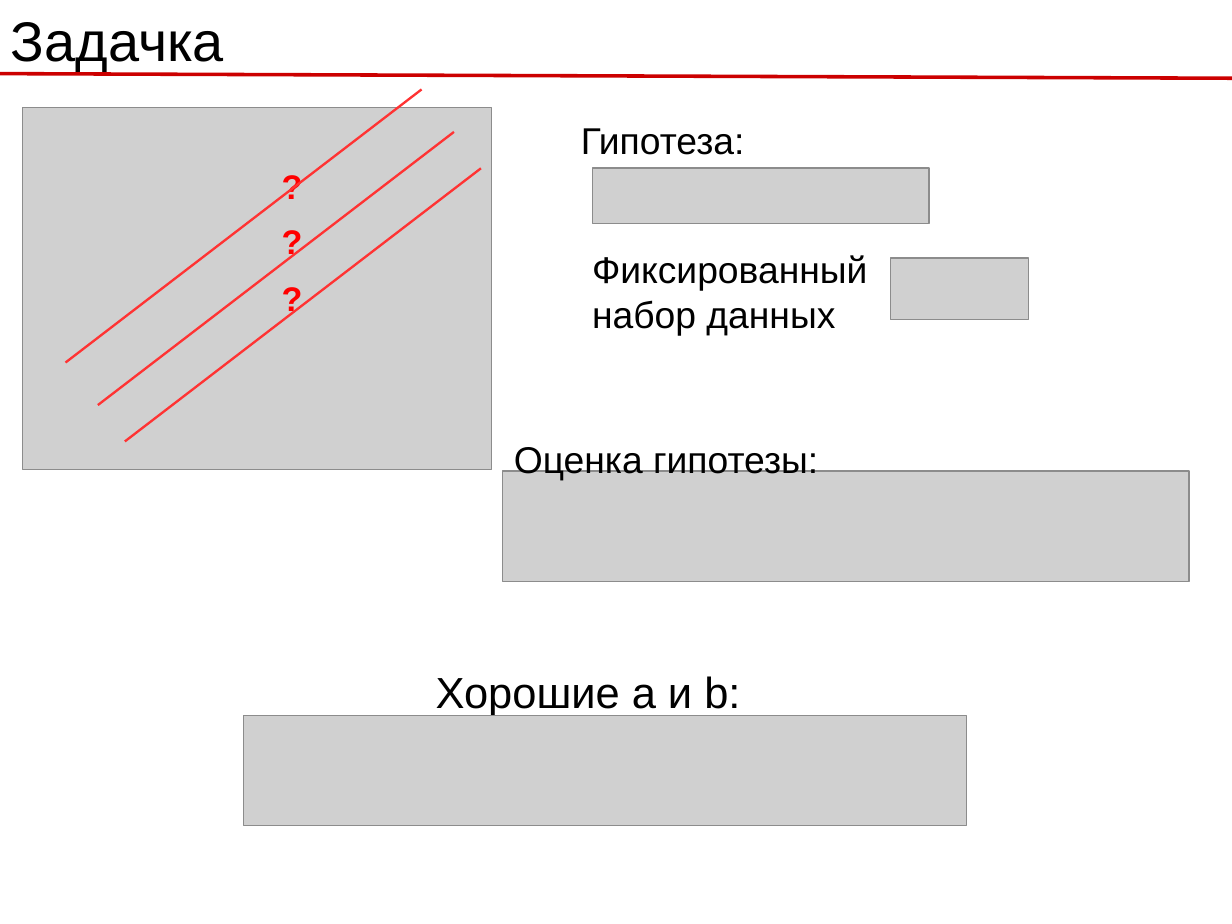
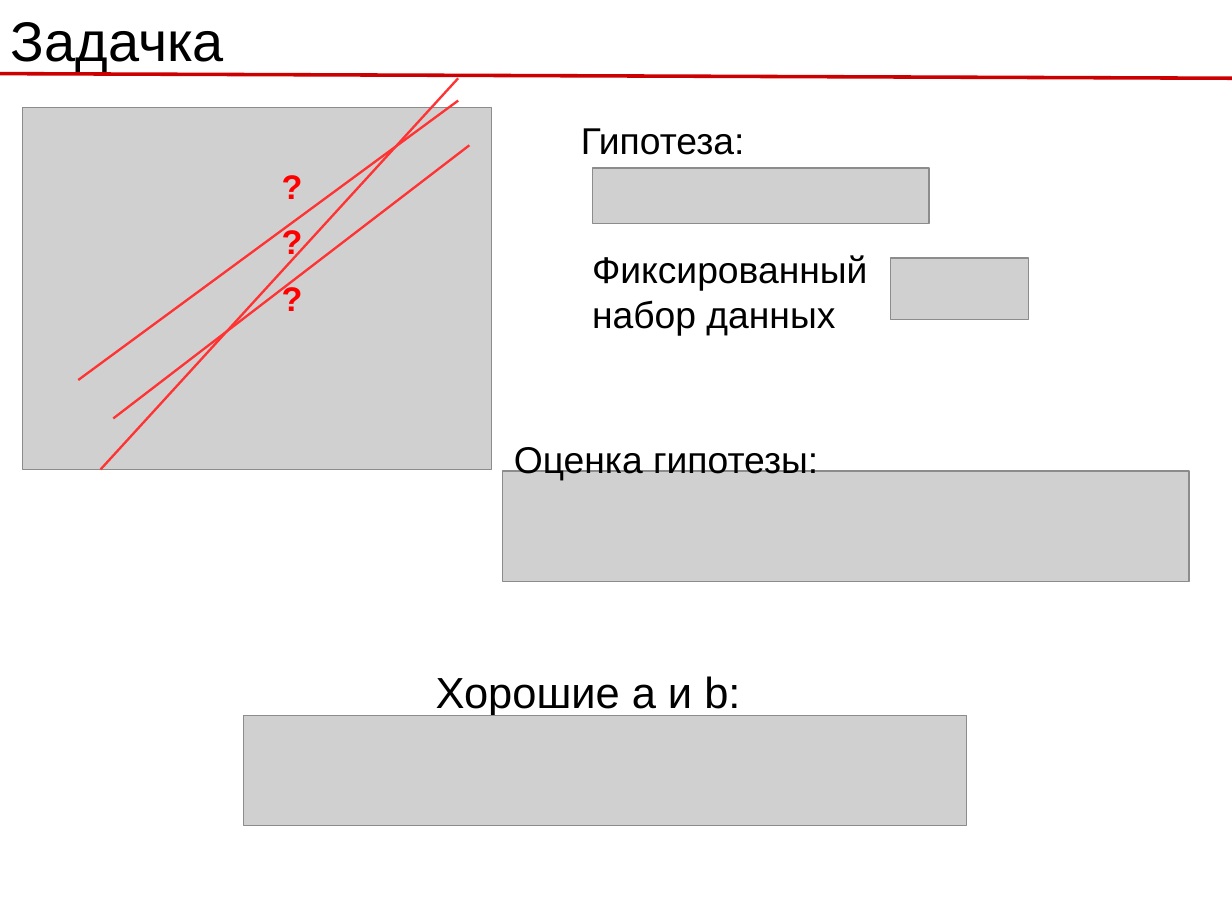
Before and after one commit to rykachevskiy/239, a slide deck: slide 5 of 1/1.1 Linear regression, SGD.odp. Drawn at 1232x924 pixels with LibreOffice and Linux fonts; fonts in the diff are those of the drawing; grey boxes stand for pictures. Boxes give left, top, right and bottom in pixels: in the first picture for what was removed or moved away, otherwise in the second. Text is boxed around its words. In the diff, an @@ line names an element or a change of style, - is before the commit and + after.

```diff
--- a/1/1.1 Linear regression, SGD.odp
+++ b/1/1.1 Linear regression, SGD.odp
@@ line moved from (125, 442) - (481, 169) to (101, 470) - (458, 78) @@
@@ line moved from (66, 362) - (421, 89) to (78, 380) - (458, 101) @@
@@ line moved from (98, 405) - (454, 132) to (113, 418) - (470, 145) @@
```
Also in this commit, not shown: 2 other slides changed, 2 other files.
